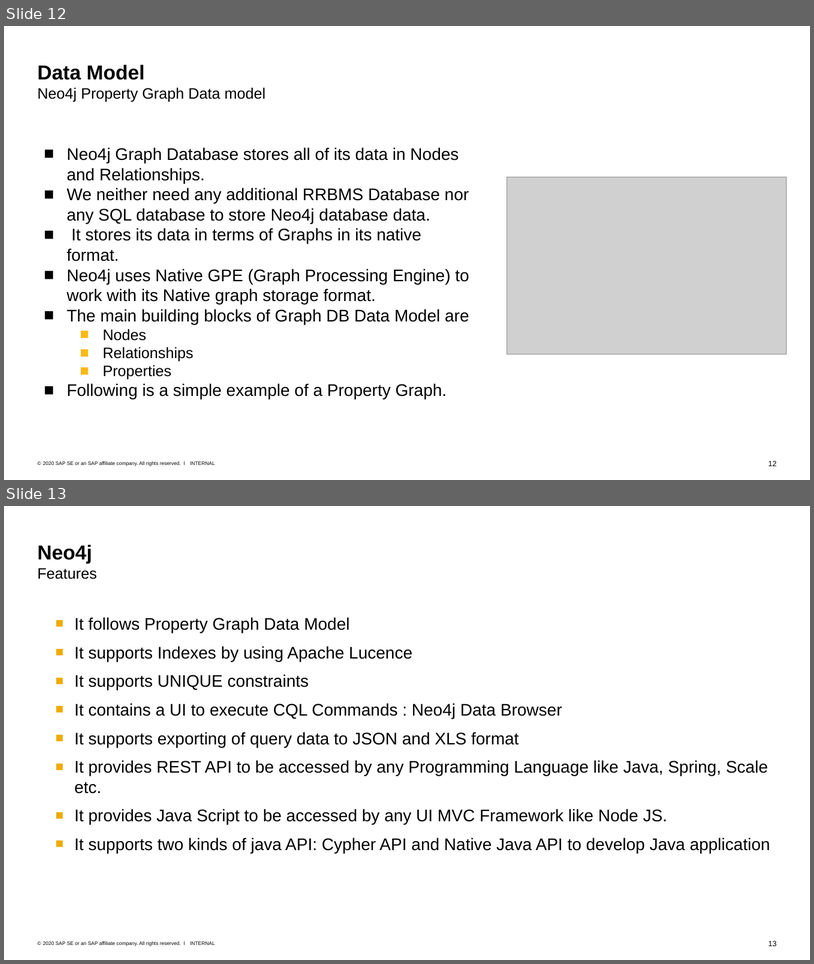
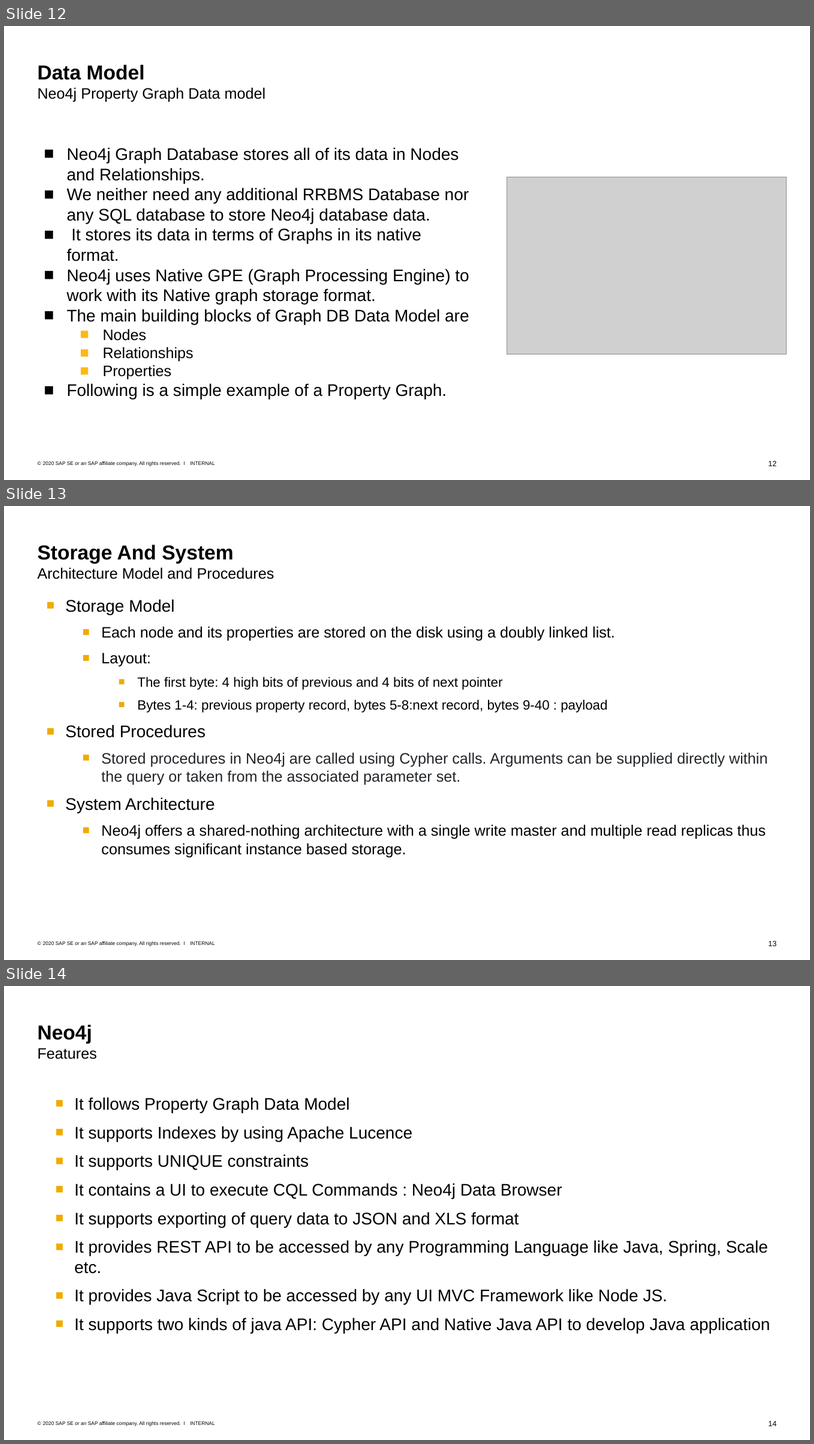
Before and after one commit to Voidkai/Survey_on_NoSQL, a slide deck: NoSQL/The_Survey_On_Neo4j.pptx. Shown one above the other, each under a label of ours: slides 12 and 13 before the commit, slides 12, 13 and 14 after it. The pictures are 814x964 and 814x1444 pixels, drawn with LibreOffice and Linux fonts; fonts in the diff are those of the drawing; grey boxes stand for pictures. Boxes give left, top, right and bottom in pixels: in the first picture for what was removed or moved away, otherwise in the second. Text is boxed around its words. In the diff, an @@ line names an element or a change of style, - is before the commit and + after.

```diff
--- a/NoSQL/The_Survey_On_Neo4j.pptx
+++ b/NoSQL/The_Survey_On_Neo4j.pptx
@@ slide 13 added at bbox=[4, 506, 810, 960], background #FFFFFF; not listed: 3 template elements that a slide beside it also shows @@
@@ title added at bbox=[38, 544, 275, 579], 18 pt, text #000000 @@
+Storage And System
+Architecture Model and Procedures
@@ text added at bbox=[65, 599, 768, 857], 18 pt, text #000000 @@
+■ Storage Model
+  ■ Each node and its properties are stored on the disk using a doubly linked list.
+  ■ Layout:
+    ■ The first byte: 4 high bits of previous and 4 bits of next pointer
+    ■ Bytes 1-4: previous property record, bytes 5-8:next record, bytes 9-40 : payload
+■ Stored Procedures
+  ■ Stored procedures in Neo4j are called using Cypher calls. Arguments can be supplied directly within the query or taken from the associated parameter set.
+■ System Architecture
+  ■ Neo4j offers a shared-nothing architecture with a single write master and multiple read replicas thus consumes significant instance based storage.
@@ what was slide 13 is now slide 14 @@
@@ page number at bbox=[768, 1420, 777, 1426]: text changed @@
-13
+14
```
Also in this commit, not shown: 2 slides changed.
